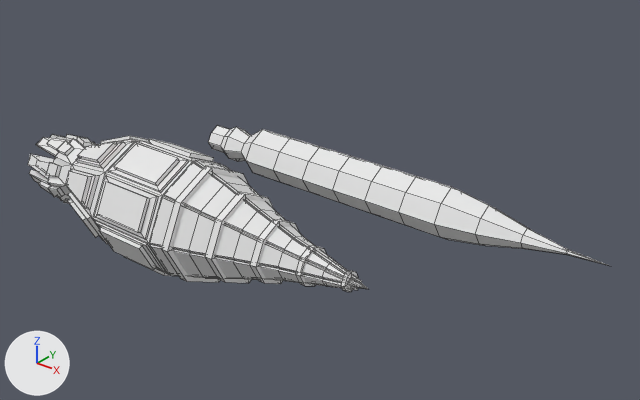
Before and after pictures for a commit that changed the Blender file Zouras_Outfits/outfits/Pollo-Guli.blend.
Rendered twice from a 50 mm lens placed at (14.95, -16.79, 9.57), pointed at (2.93, -1.77, 0.26). Every picture has the same lights, and +X, +Y and +Z are marked at lower left. Mesh edges are drawn as thin lines.
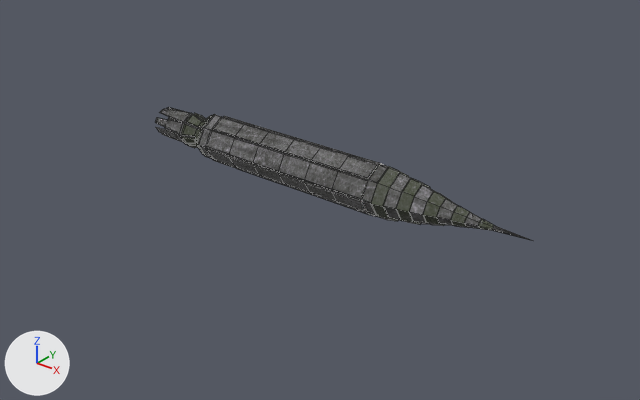
Boxes (x1, y1, x2, y2) around the edits, measured in the pictures (640 x 400 px):
'Cube', deleted
    before: (28, 134, 368, 290)
'Cube.002', reshaped, moved
    before: (208, 125, 607, 265)
    after: (155, 107, 533, 241)
'Cube.001', deleted
    before: (161, 166, 358, 292)

What changed in the scene script:
```text
Add img_metall_tex_1_jpg_003:
    img_metall_tex_1_jpg_003 = load_image('Metall_Tex_1.jpg.003', '../../Textures/Metall_Tex_1.jpg', 1600, 1600, 'sRGB')
Add img_posters_metal_plates_with_rivets_seamless_background_or_tex:
    img_posters_metal_plates_with_rivets_seamless_background_or_tex = load_image('posters-metal-plates-with-rivets-seamless-background-or-tex', '../textures/posters-metal-plates-with-rivets-seamless-background-or-texture.jpg', 160, 160, 'sRGB')
Add img_metall_tex_1_jpg_002:
    img_metall_tex_1_jpg_002 = load_image('Metall_Tex_1.jpg.002', '../textures/Metall_Tex_1.jpg', 1600, 1600, 'sRGB')
Add mat_material_003:
    mat_material_003 = bpy.data.materials.new('Material.003')
    # colours: dark green #3a451f
    # uses the picture img_metall_tex_1_jpg_003
Add mat_base_001:
    mat_base_001 = bpy.data.materials.new('Base.001')
    # colours: black #211e1e
    # uses the picture img_metall_tex_1_jpg_003
Add mat_base:
    mat_base = bpy.data.materials.new('Base')
    # colours: black #211e1e
    # uses the picture img_metall_tex_1_jpg_002
    # uses the picture img_posters_metal_plates_with_rivets_seamless_background_or_tex
Change me_cube_003:
    used by ob_cube_002; location = (0.0, 0.0, 0.0)
    remove me_cube_003.from_pydata(...)  # 122 vertices, 120 faces; spans x -2.25..9.5, y -0.71..0.71, z -0.71..0.71
    add me_cube_003.from_pydata(...)  # 634 vertices, 632 faces; spans x -5.17..7.02, y -0.74..0.74, z -0.74..0.74
    me_cube_003 part 1: 122 vertices removed from x -2.25..9.5, y -0.71..0.71, z -0.71..0.71; 634 vertices added at x -5.17..7.02, y -0.74..0.74, z -0.74..0.74
    add me_cube_003.materials.append(mat_base_001)
    add me_cube_003.materials.append(mat_material_003)
    add me_cube_003.materials.append(mat_base)
Remove ob_cube:
    ob_cube = bpy.data.objects.new('Cube', me_cube_001)
    ob_cube.location = (0.0, -4.0, 0.0)
Remove ob_cube_001:
    ob_cube_001 = bpy.data.objects.new('Cube.001', me_cube_002)
    ob_cube_001.location = (0.0, -4.0, 0.0)
Change ob_cube_002:
    ob_cube_002.location: (0.0, 0.0, 0.0) -> (0.67, 0.0, 0.0)
```
